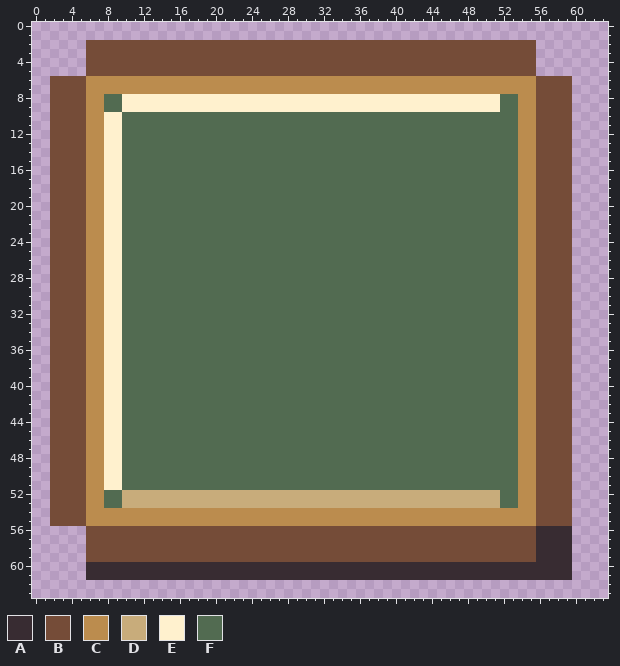
Pixel-art file, stored at art/runtime/fill.aseprite. That is the earlier state.
64x64 pixels, 1 frame. Colours within 5 levels of each other are drawn and written as one.
Palette (. is transparent): A #382c32  B #754c38  C #bb8c4e  D #c8ac7b  E #fff1ce  F #526b51
And afterwards:
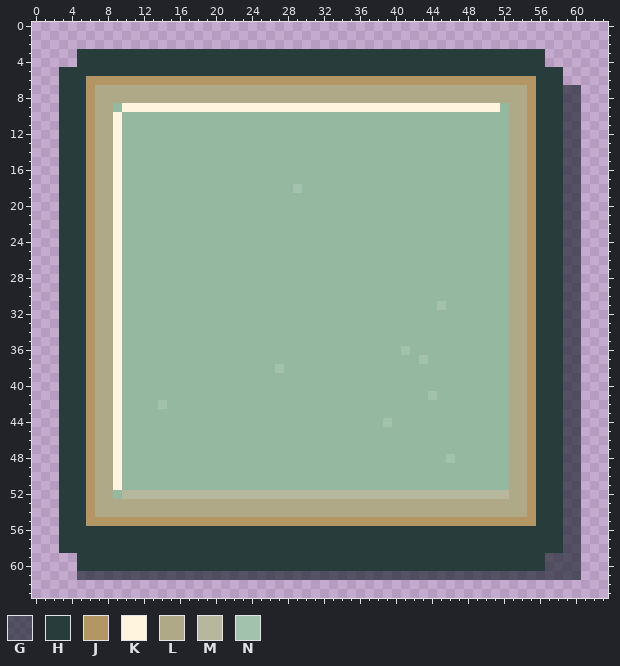
Colours new in this view: G #0d1a209b  H #283c3b  J #b39664  K #fff5df  L #afa988  M #b7b79e  N #a2c2ad
Diff:
layer "Cut lacquer and cast shadow" added
layer "Brass inlay and inner bevel" added
layer "Paper fibres and lacquer pores" added
layer "Lacquer silhouette" removed
layer "Paper and inset rim" removed
colour F: #526b51 -> #94b9a0
Changed rows in their new state; - is a pixel that keeps its letter.
first column x 2:
 2 ----..................................................-----
 3 ---HHHHHHHHHHHHHHHHHHHHHHHHHHHHHHHHHHHHHHHHHHHHHHHHHHHH----
 4 ---HHHHHHHHHHHHHHHHHHHHHHHHHHHHHHHHHHHHHHHHHHHHHHHHHHHH----
 5 -HHHHHHHHHHHHHHHHHHHHHHHHHHHHHHHHHHHHHHHHHHHHHHHHHHHHHHHH--
 6 .HHHJJJJJJJJJJJJJJJJJJJJJJJJJJJJJJJJJJJJJJJJJJJJJJJJJJHHH.-
 7 .HHHJLLLLLLLLLLLLLLLLLLLLLLLLLLLLLLLLLLLLLLLLLLLLLLLLJHHHGG
 8 .HHHJLLLLLLLLLLLLLLLLLLLLLLLLLLLLLLLLLLLLLLLLLLLLLLLLJHHHGG
 9 .HHHJLL-KKKKKKKKKKKKKKKKKKKKKKKKKKKKKKKKKKKKKKKKKK-LLJHHHGG
10 .HHHJLLK-------------------------------------------LLJHHHGG
11 .HHHJLLK-------------------------------------------LLJHHHGG
12 .HHHJLLK-------------------------------------------LLJHHHGG
13 .HHHJLLK-------------------------------------------LLJHHHGG
14 .HHHJLLK-------------------------------------------LLJHHHGG
15 .HHHJLLK-------------------------------------------LLJHHHGG
16 .HHHJLLK-------------------------------------------LLJHHHGG
17 .HHHJLLK-------------------------------------------LLJHHHGG
18 .HHHJLLK-------------------N-----------------------LLJHHHGG
19 .HHHJLLK-------------------------------------------LLJHHHGG
20 .HHHJLLK-------------------------------------------LLJHHHGG
21 .HHHJLLK-------------------------------------------LLJHHHGG
22 .HHHJLLK-------------------------------------------LLJHHHGG
23 .HHHJLLK-------------------------------------------LLJHHHGG
24 .HHHJLLK-------------------------------------------LLJHHHGG
25 .HHHJLLK-------------------------------------------LLJHHHGG
26 .HHHJLLK-------------------------------------------LLJHHHGG
27 .HHHJLLK-------------------------------------------LLJHHHGG
28 .HHHJLLK-------------------------------------------LLJHHHGG
29 .HHHJLLK-------------------------------------------LLJHHHGG
30 .HHHJLLK-------------------------------------------LLJHHHGG
31 .HHHJLLK-----------------------------------N-------LLJHHHGG
32 .HHHJLLK-------------------------------------------LLJHHHGG
33 .HHHJLLK-------------------------------------------LLJHHHGG
34 .HHHJLLK-------------------------------------------LLJHHHGG
35 .HHHJLLK-------------------------------------------LLJHHHGG
36 .HHHJLLK-------------------------------N-----------LLJHHHGG
37 .HHHJLLK---------------------------------N---------LLJHHHGG
38 .HHHJLLK-----------------N-------------------------LLJHHHGG
39 .HHHJLLK-------------------------------------------LLJHHHGG
40 .HHHJLLK-------------------------------------------LLJHHHGG
41 .HHHJLLK----------------------------------N--------LLJHHHGG
42 .HHHJLLK----N--------------------------------------LLJHHHGG
43 .HHHJLLK-------------------------------------------LLJHHHGG
44 .HHHJLLK-----------------------------N-------------LLJHHHGG
45 .HHHJLLK-------------------------------------------LLJHHHGG
46 .HHHJLLK-------------------------------------------LLJHHHGG
47 .HHHJLLK-------------------------------------------LLJHHHGG
48 .HHHJLLK------------------------------------N------LLJHHHGG
49 .HHHJLLK-------------------------------------------LLJHHHGG
50 .HHHJLLK-------------------------------------------LLJHHHGG
51 .HHHJLLK-------------------------------------------LLJHHHGG
52 .HHHJLL-MMMMMMMMMMMMMMMMMMMMMMMMMMMMMMMMMMMMMMMMMMMLLJHHHGG
53 .HHHJLLLLLLLLLLLLLLLLLLLLLLLLLLLLLLLLLLLLLLLLLLLLLLLLJHHHGG
54 .HHHJLLLLLLLLLLLLLLLLLLLLLLLLLLLLLLLLLLLLLLLLLLLLLLLLJHHHGG
55 .HHHJJJJJJJJJJJJJJJJJJJJJJJJJJJJJJJJJJJJJJJJJJJJJJJJJJHHHGG
56 -HHHHHHHHHHHHHHHHHHHHHHHHHHHHHHHHHHHHHHHHHHHHHHHHHHHHHHHHGG
57 -HHHHHHHHHHHHHHHHHHHHHHHHHHHHHHHHHHHHHHHHHHHHHHHHHHHHHHHHGG
58 -HHHHHHHHHHHHHHHHHHHHHHHHHHHHHHHHHHHHHHHHHHHHHHHHHHHHHHHHGG
59 ---HHHHHHHHHHHHHHHHHHHHHHHHHHHHHHHHHHHHHHHHHHHHHHHHHHHHGGGG
60 ---HHHHHHHHHHHHHHHHHHHHHHHHHHHHHHHHHHHHHHHHHHHHHHHHHHHHGGGG
61 ---GGGGGGGGGGGGGGGGGGGGGGGGGGGGGGGGGGGGGGGGGGGGGGGGGGGGGGGG
